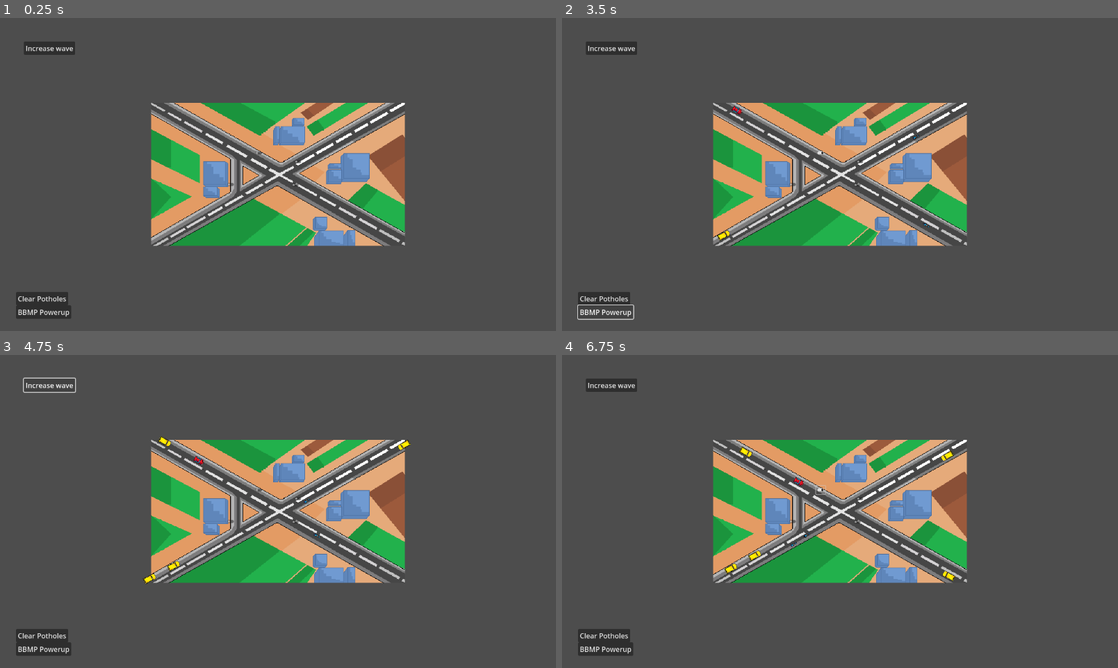
Above: before the commit, frames 1-4 (two rows, left to right).
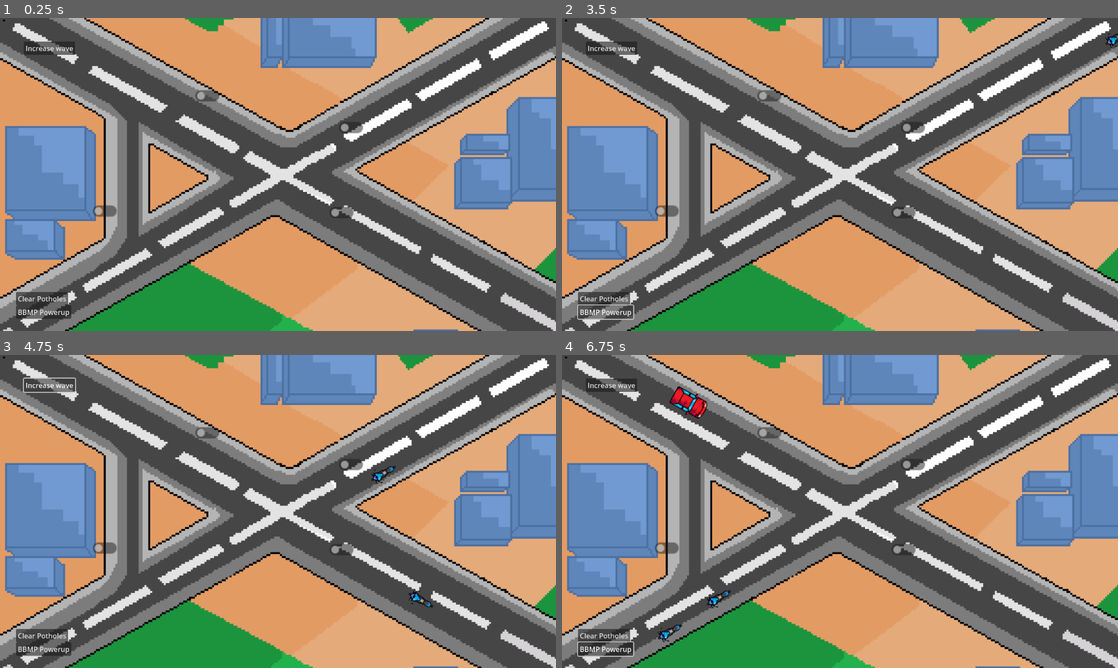
Above: after the commit, the same moments.

Repository: WinnerWind/omov-game
Game: Godot game, scene res://scenes/main.tscn
Same seed, same stepped clock (60 frames per second), same inputs: the game is played once before the commit and once after it.
Inputs (mouse positions are in pixels of both pictures, inside the frame that each line leads up to):
- Up to frame 1 (0.25 s): no input
- Up to frame 2 (3.5 s): click (823, 152) at 0.52 s; click "Increase wave" at 1.25 s; click "Clear Potholes" at 2 s; click "BBMP Powerup" at 2.75 s
- Up to frame 3 (4.75 s): click (261, 489) at 3.52 s; click "Increase wave" at 4.25 s
- Up to frame 4 (6.75 s): click "Clear Potholes" at 5 s; click "BBMP Powerup" at 5.75 s; click (823, 489) at 6.52 s

The runs differ from the first frame. In frame 1, 83% of the frame differs, in the area x 0-100%, y 0-100%; in frame 2, 83%; in frame 3, 83%; in frame 4, 83%.

Commit message:
Change camera size when game loads

Diff:
--- a/scripts/camera_limiter.gd
+++ b/scripts/camera_limiter.gd
@@ -7,6 +7,7 @@
 		return Vector2(get_tree().root.size) / zoom
 func _ready() -> void:
 	get_tree().root.size_changed.connect(_on_size_changed)
+	_on_size_changed()
 
 func _on_size_changed():
 	var new_size := get_tree().root.size
